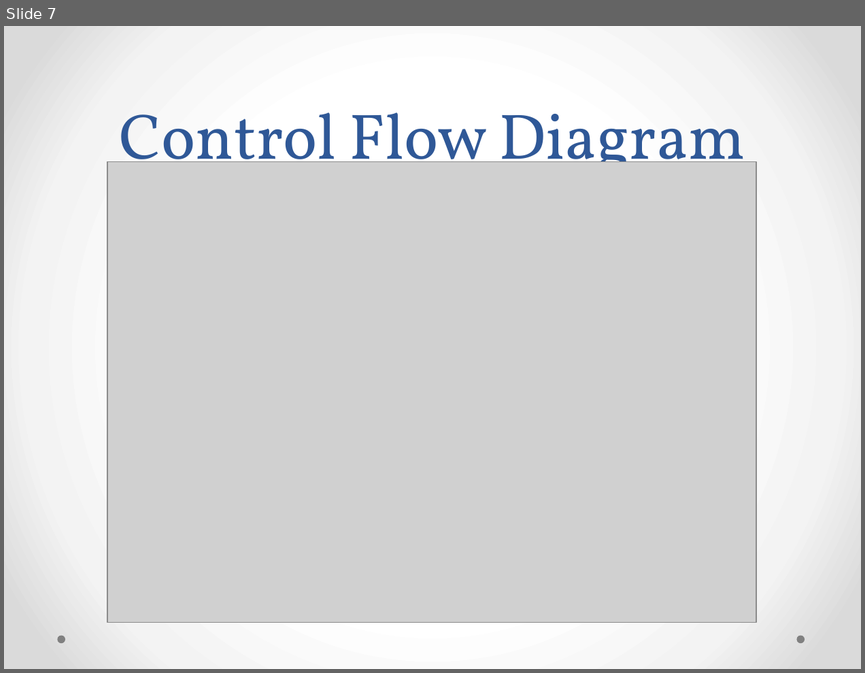
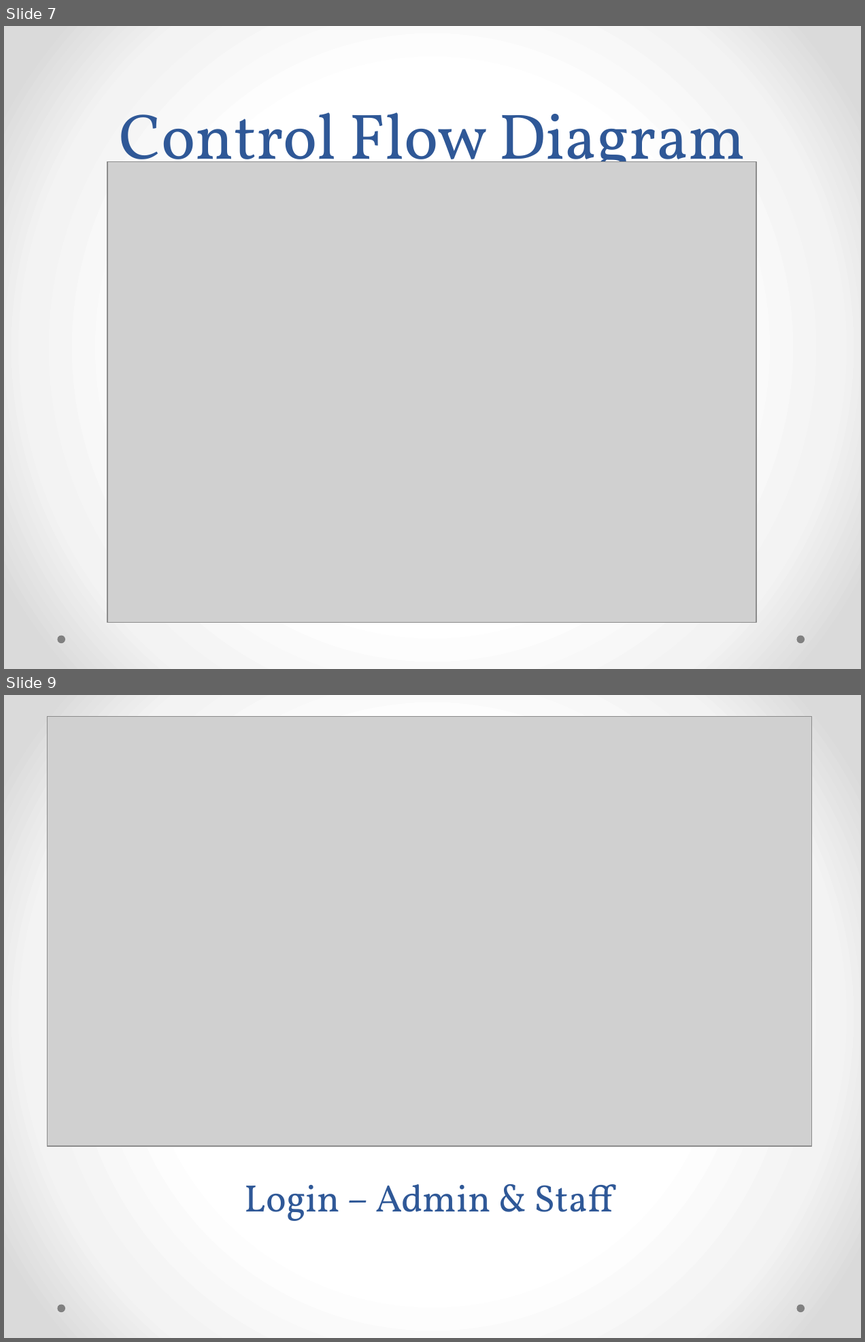
Before and after one commit to ShreyasJejurkar/AutomaticQuestionPaperGeneration, a slide deck: BE project/review 4.pptx. Shown one above the other, each under a label of ours: slide 7 before the commit, slides 7 and 9 after it; the slides between them are not shown. The pictures are 865x673 and 865x1342 pixels, drawn with LibreOffice and Linux fonts; fonts in the diff are those of the drawing; grey boxes stand for pictures. Boxes give left, top, right and bottom in pixels: in the first picture for what was removed or moved away, otherwise in the second. Text is boxed around its words. In the diff, an @@ line names an element or a change of style, - is before the commit and + after.

```diff
--- a/BE project/review 4.pptx
+++ b/BE project/review 4.pptx
@@ slide 9 added at box(4, 695, 861, 1338), background gradient #FFFFFF to #F4F4F4 to #DADADA; not listed: 2 template elements that a slide beside it also shows @@
@@ picture added at box(48, 717, 812, 1146) @@
@@ title added at box(245, 1184, 613, 1221), 32 pt, text #2F5897 @@
+Login – Admin & Staff
```
Also in this commit, not shown: 1 slide changed, 10 other slides added, 3 other files.
